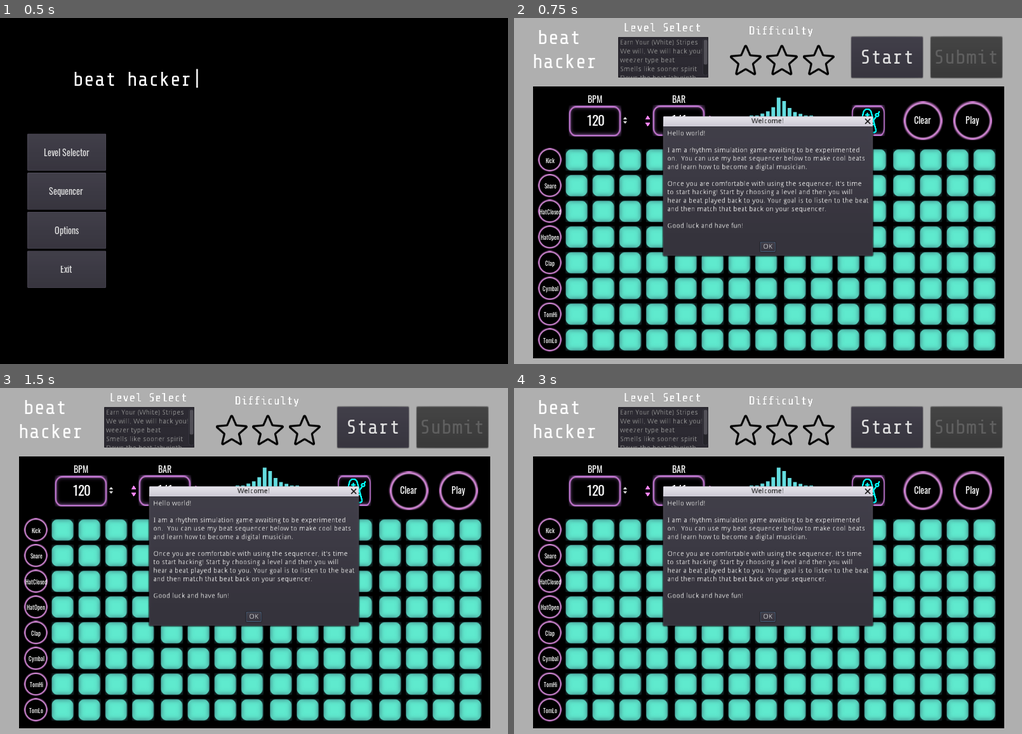
Above: before the commit, frames 1-4 (two rows, left to right).
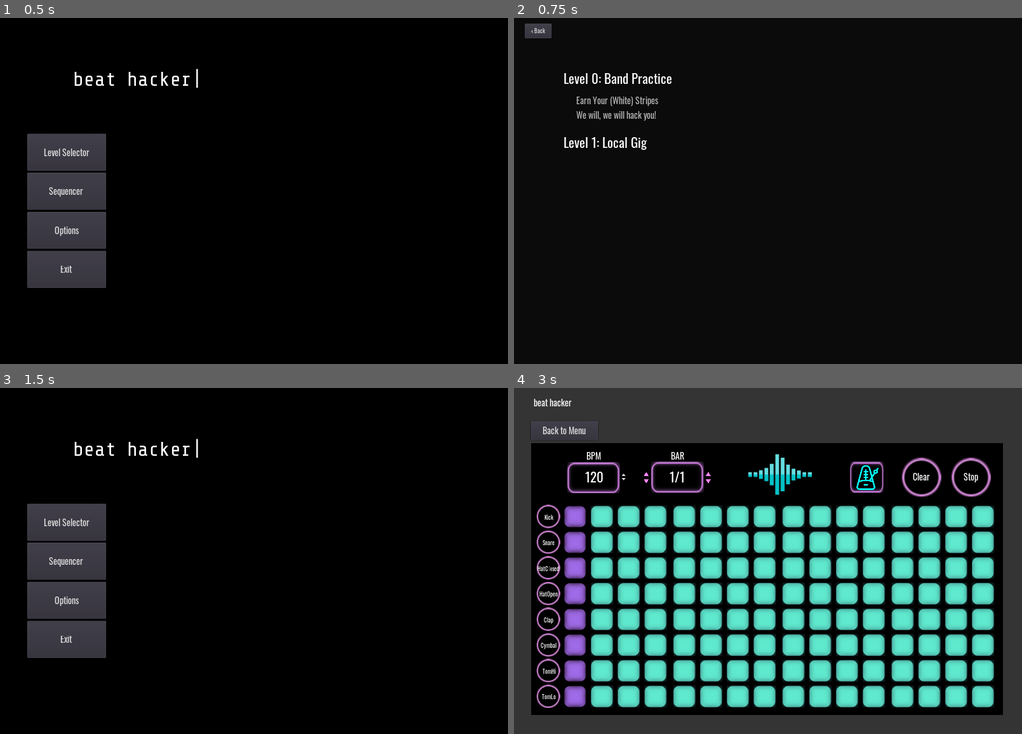
Above: after the commit, the same moments.

Repository: mdructor/beat_hacker
Game: Godot game, scene res://Assets/Scenes/MainMenu.tscn
Two runs of this game, one before a commit and one after it. Both use one fixed random seed, a clock stepped at 60 frames per second and the inputs below.
Inputs (mouse positions are in pixels of both pictures, inside the frame that each line leads up to):
- Up to frame 1 (0.5 s): no input
- Up to frame 2 (0.75 s): click "Level Selector" at 0.5 s
- Up to frame 3 (1.5 s): click (25, 401) at 1.25 s, where only the run after the commit has a clickable "< Back"
- Up to frame 4 (3 s): click (580, 561) at 2 s, where only the run after the commit has a clickable "Sequencer"; click "Play" at 2.75 s

Frame 1 is identical in both runs. In frame 2, 72% of the frame differs, in the area x 0-100%, y 0-100%; in frame 3, 76%; in frame 4, 72%.

Commit message:
Add work towards level select and new level view

Diff:
--- a/Assets/Scenes/LevelSelect.tscn
+++ b/Assets/Scenes/LevelSelect.tscn
@@ -1,8 +1,69 @@
-[gd_scene format=2]
+[gd_scene load_steps=11 format=2]
+
+[ext_resource path="res://Assets/Scripts/LevelSelect.gd" type="Script" id=1]
+[ext_resource path="res://Assets/Fonts/oswald_bpm.tres" type="DynamicFont" id=2]
+[ext_resource path="res://Assets/Fonts/oswald_top_ui.tres" type="DynamicFont" id=3]
+[ext_resource path="res://Assets/Fonts/oswald24.tres" type="DynamicFont" id=4]
+
+[sub_resource type="Theme" id=1]
+
+[sub_resource type="StyleBoxEmpty" id=3]
+
+[sub_resource type="StyleBoxEmpty" id=4]
+
+[sub_resource type="StyleBoxEmpty" id=5]
+
+[sub_resource type="StyleBoxEmpty" id=6]
+
+[sub_resource type="StyleBoxEmpty" id=2]
 
 [node name="LevelSelect" type="Node2D"]
+script = ExtResource( 1 )
 
 [node name="ColorRect" type="ColorRect" parent="."]
 margin_right = 1028.0
 margin_bottom = 703.0
 color = Color( 0.0431373, 0.0431373, 0.0431373, 1 )
+
+[node name="LevelLabel" type="Label" parent="."]
+margin_left = -307.67
+margin_top = 11.7856
+margin_right = -10.6698
+margin_bottom = 54.7856
+custom_fonts/font = ExtResource( 2 )
+text = "Level 0: Band Practice (0 / 2)"
+
+[node name="BeatLabel" type="Button" parent="."]
+margin_left = -306.0
+margin_top = 83.0
+margin_right = -25.0
+margin_bottom = 117.0
+theme = SubResource( 1 )
+custom_styles/hover = SubResource( 3 )
+custom_styles/pressed = SubResource( 4 )
+custom_styles/focus = SubResource( 5 )
+custom_styles/disabled = SubResource( 6 )
+custom_styles/normal = SubResource( 2 )
+custom_fonts/font = ExtResource( 3 )
+custom_colors/font_color = Color( 0.717647, 0.717647, 0.717647, 1 )
+toggle_mode = true
+text = "Earn Your (White) Stripes - (NC)"
+align = 0
+
+[node name="Label3" type="Label" parent="."]
+margin_left = -279.428
+margin_top = 98.9603
+margin_right = -69.4282
+margin_bottom = 126.96
+custom_fonts/font = ExtResource( 3 )
+custom_colors/font_color = Color( 0.717647, 0.717647, 0.717647, 1 )
+text = "We will, we will hack you! - (NC)"
+
+[node name="BackButton" type="Button" parent="."]
+margin_left = 22.1333
+margin_top = 11.4133
+margin_right = 76.1333
+margin_bottom = 41.4133
+custom_fonts/font = ExtResource( 4 )
+text = "< Back"
+[connection signal="pressed" from="BackButton" to="." method="_on_BackButton_pressed"]
--- /dev/null
+++ b/Assets/Scenes/LevelView.tscn
@@ -0,0 +1,79 @@
+[gd_scene load_steps=4 format=2]
+
+[ext_resource path="res://Assets/Scripts/LevelView.gd" type="Script" id=1]
+[ext_resource path="res://Assets/Scenes/Sequencer.tscn" type="PackedScene" id=2]
+[ext_resource path="res://Assets/Images/play-button.png" type="Texture" id=3]
+
+[node name="LevelView" type="Node2D"]
+script = ExtResource( 1 )
+
+[node name="ColorRect" type="ColorRect" parent="."]
+margin_top = -1.5867
+margin_right = 1024.0
+margin_bottom = 700.413
+color = Color( 0.192157, 0.192157, 0.192157, 1 )
+
+[node name="Sequencer" parent="." instance=ExtResource( 2 )]
+margin_left = 40.1843
+margin_top = 138.041
+margin_right = 990.184
+margin_bottom = 688.041
+
+[node name="ColorRect2" type="ColorRect" parent="."]
+margin_left = 374.0
+margin_top = 34.0
+margin_right = 677.0
+margin_bottom = 115.0
+color = Color( 0.372549, 0.333333, 0.333333, 1 )
+
+[node name="TextureButton" type="TextureButton" parent="."]
+margin_left = 692.337
+margin_top = 41.0802
+margin_right = 756.337
+margin_bottom = 105.08
+texture_normal = ExtResource( 3 )
+
+[node name="ColorRect3" type="ColorRect" parent="."]
+margin_left = 51.0
+margin_top = 34.892
+margin_right = 348.0
+margin_bottom = 114.892
+color = Color( 0.32549, 0.32549, 0.32549, 1 )
+
+[node name="Label" type="Label" parent="ColorRect3"]
+margin_left = 10.0
+margin_top = 8.0
+margin_right = 56.0
+margin_bottom = 22.0
+text = "Level : "
+
+[node name="Label2" type="Label" parent="ColorRect3"]
+margin_left = 15.55
+margin_top = 32.55
+margin_right = 56.55
+margin_bottom = 46.55
+text = "Beat : "
+
+[node name="Label3" type="Label" parent="ColorRect3"]
+margin_left = 5.64819
+margin_top = 57.7258
+margin_right = 70.6482
+margin_bottom = 71.7258
+text = "Rating :"
+
+[node name="Button" type="Button" parent="."]
+margin_left = 879.656
+margin_top = 46.3327
+margin_right = 969.656
+margin_bottom = 99.3327
+rect_pivot_offset = Vector2( 73.8431, 44.6673 )
+text = "Submit Beat"
+
+[node name="BackButton" type="Button" parent="."]
+margin_left = 777.017
+margin_top = 46.3327
+margin_right = 867.017
+margin_bottom = 99.3327
+rect_pivot_offset = Vector2( 73.8431, 44.6673 )
+text = "Go Back"
+[connection signal="pressed" from="BackButton" to="." method="_on_BackButton_pressed"]
--- a/Assets/Scenes/MainMenu.tscn
+++ b/Assets/Scenes/MainMenu.tscn
@@ -1,6 +1,6 @@
 [gd_scene load_steps=4 format=2]
 
-[ext_resource path="res://Assets/Scenes/MainMenu.gd" type="Script" id=1]
+[ext_resource path="res://Assets/Scripts/MainMenu.gd" type="Script" id=1]
 [ext_resource path="res://Assets/Fonts/sharetechbig.tres" type="DynamicFont" id=2]
 [ext_resource path="res://Assets/Fonts/oswald_top_ui.tres" type="DynamicFont" id=3]
 
--- /dev/null
+++ b/Assets/Scripts/LevelData.gd
@@ -0,0 +1,24 @@
+extends Node
+
+class Level:
+	var _name = ""
+	var _beats = []
+
+class Beat:
+	var _name
+	var _beat_data
+
+var _levels
+
+func _init():
+	self._levels = []
+	self._levels.append(Level.new())
+	self._levels[0]._name = "Band Practice"
+	var beat1 = Beat.new()
+	beat1._name = "Earn Your (White) Stripes"
+	self._levels[0]._beats.append(beat1)
+	var beat2 = Beat.new()
+	beat2._name = "We will, we will hack you!"
+	self._levels[0]._beats.append(beat2)
+	self._levels.append(Level.new())
+	self._levels[1]._name = "Local Gig"
--- /dev/null
+++ b/Assets/Scripts/LevelSelect.gd
@@ -0,0 +1,35 @@
+extends Node2D
+
+onready var levelData = load("res://Assets/Scripts/LevelData.gd").new()
+
+var selectionLabels = []
+
+func _ready():
+	var i = 0
+	var y = 100
+	for level in levelData._levels:
+		var levelLabel = get_node("LevelLabel").duplicate()
+		levelLabel.text = "Level " + str(i) + ": " + level._name
+		levelLabel.rect_position = Vector2(100, y)
+		levelLabel.show()
+		add_child(levelLabel)
+		selectionLabels.append(selectionLabels)
+		y += 50
+		for beat in level._beats:
+			var beatLabel = get_node("BeatLabel").duplicate()
+			beatLabel.text = beat._name
+			beatLabel.rect_position = Vector2(125, y)
+			beatLabel.connect("pressed", self, "_on_BeatLabel_gui_input")
+			beatLabel.show()
+			add_child(beatLabel)
+			selectionLabels.append(beatLabel)
+			y += 30
+		y += 20
+		i += 1
+
+func _on_BackButton_pressed():
+	get_tree().change_scene("res://Assets/Scenes/MainMenu.tscn")
+
+
+func _on_BeatLabel_gui_input():
+	get_tree().change_scene("res://Assets/Scenes/LevelView.tscn")
--- /dev/null
+++ b/Assets/Scripts/LevelView.gd
@@ -0,0 +1,6 @@
+extends Node2D
+
+
+
+func _on_BackButton_pressed():
+	get_tree().change_scene("res://Assets/Scenes/LevelSelect.tscn")
--- a/Assets/Scenes/MainMenu.gd
+++ b/Assets/Scripts/MainMenu.gd
@@ -58,7 +58,7 @@
 
 
 func _on_LevelSelectButton_pressed():
-	get_tree().change_scene("res://Assets/Scenes/Main.tscn")
+	get_tree().change_scene("res://Assets/Scenes/LevelSelect.tscn")
 
 
 func _on_SequencerButton_pressed():
Binary file added: Assets/Images/play-button.png
Not shown, added: Assets/Images/play-button.png.import
